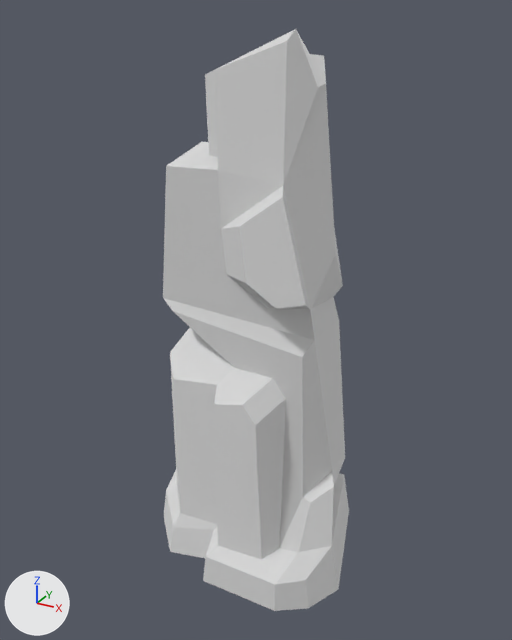
The glTF model public/models/rock-pillar.glb: old version first, new version second.
Before and after are seen from a 50 mm camera at (3.92, -7.05, 6.74) aimed at (0.03, 0.03, 3.2). Every picture has the same lights, and +X, +Y and +Z are marked at lower left. Where no turn or scale is listed for an object, it has been applied to the vertices.

Before the edit, the objects in view are built like this:
```python
me_rock_pillar = bpy.data.meshes.new('rock-pillar')
me_rock_pillar.from_pydata(...)  # 100 vertices, 196 faces; spans x -1.52..1.52, y -1.12..1.12, z -0.21..6.55
me_rock_pillar.materials.append(mat_lowpoly_colors)  # white #e7e7e7
ob_rock_pillar = bpy.data.objects.new('rock-pillar', me_rock_pillar)
ob_rock_pillar.location = (0.0, 0.0, 0.0)
```
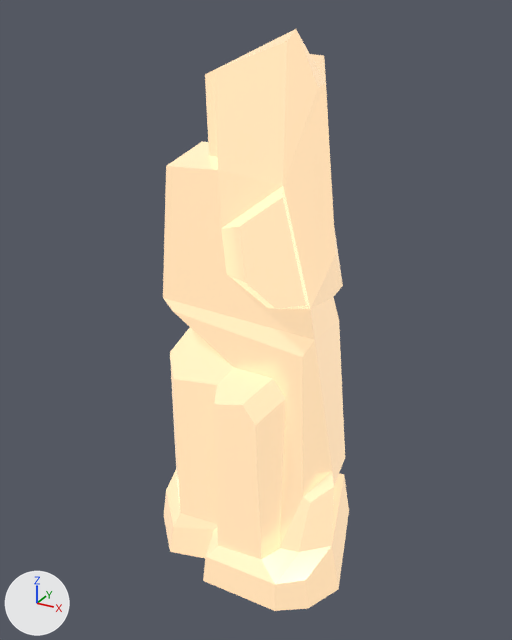
Pixel boxes (x1, y1, x2, y2) of what changed, in the pictures (512 x 640 px):
'rock-pillar', recoloured (grey to beige)
    both: (163, 29, 349, 611)

Edits to the bpy script that builds the scene:
```text
Add img_base:
    img_base = load_image('base', '_unpacked/base', 1024, 1024, 'sRGB')
Add mat_lowpoly_colors_001:
    mat_lowpoly_colors_001 = bpy.data.materials.new('LOWPOLY-COLORS.001')
    # uses the picture img_base
Change me_rock_pillar:
    where me_rock_pillar.from_pydata(...)  # 100 vertices, 196 faces; spans x -1.52..1.52, y -1.12..1.12, z -0.21..6.55
    remove me_rock_pillar.materials.append(mat_lowpoly_colors)  # white #e7e7e7
    add me_rock_pillar.materials.append(mat_lowpoly_colors_001)
```
